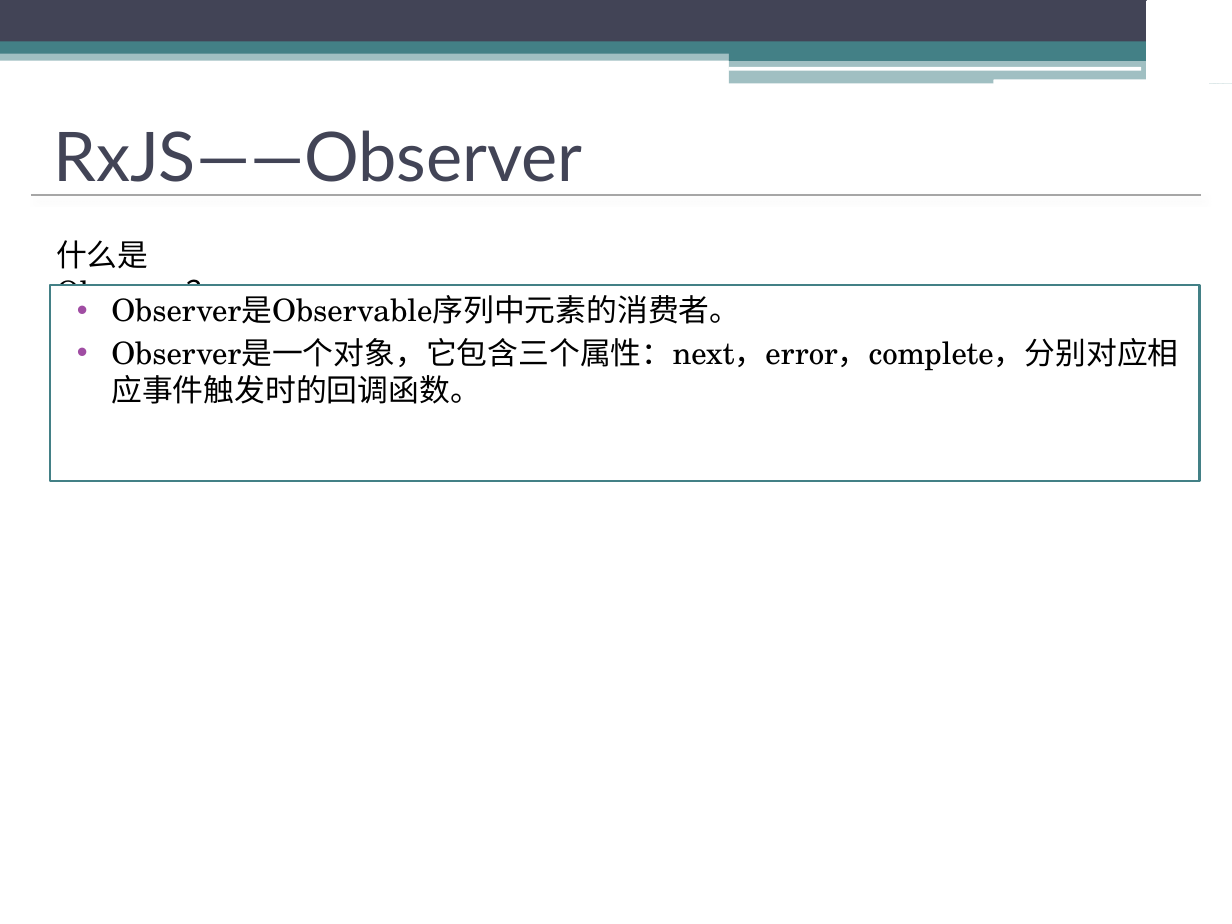
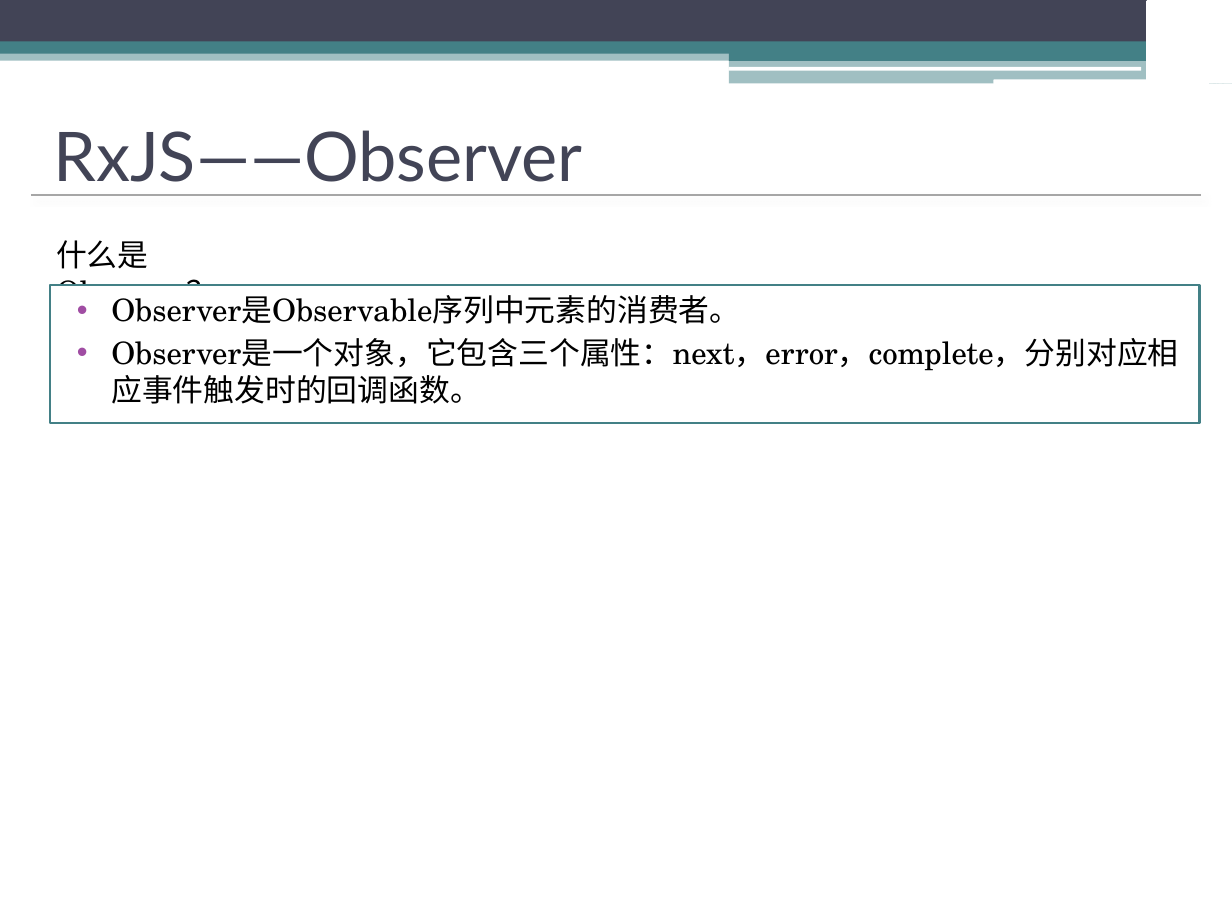
Before and after one commit to watermoonlx/rxjs_demo, a slide deck: slide 14 of Rxjs分享/New Microsoft PowerPoint Presentation.pptx. Drawn at 1232x924 pixels with LibreOffice and Linux fonts; fonts in the diff are those of the drawing; background and template pictures are left out. Boxes give left, top, right and bottom in pixels: in the first picture for what was removed or moved away, otherwise in the second. Text is boxed around its words. In the diff, an @@ line names an element or a change of style, - is before the commit and + after.

```diff
--- a/Rxjs分享/New Microsoft PowerPoint Presentation.pptx
+++ b/Rxjs分享/New Microsoft PowerPoint Presentation.pptx
@@ text "Observer是Observable序列中元素的消费者。": place and size @@
-text "Observer是Observable序列中元素的消费者。" at [49, 285, 1199, 480]
+text "Observer是Observable序列中元素的消费者。" at [49, 285, 1199, 423]
```
Also in this commit, not shown: 3 other slides changed, 5 slides added, 27 other files.
